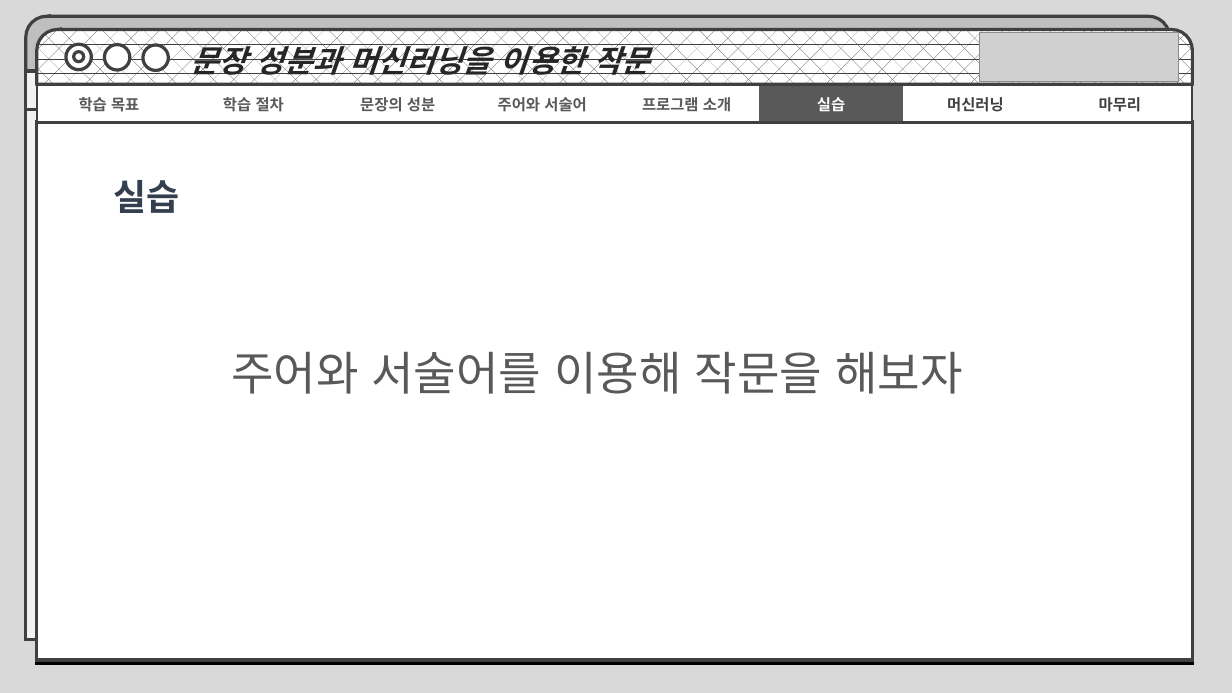
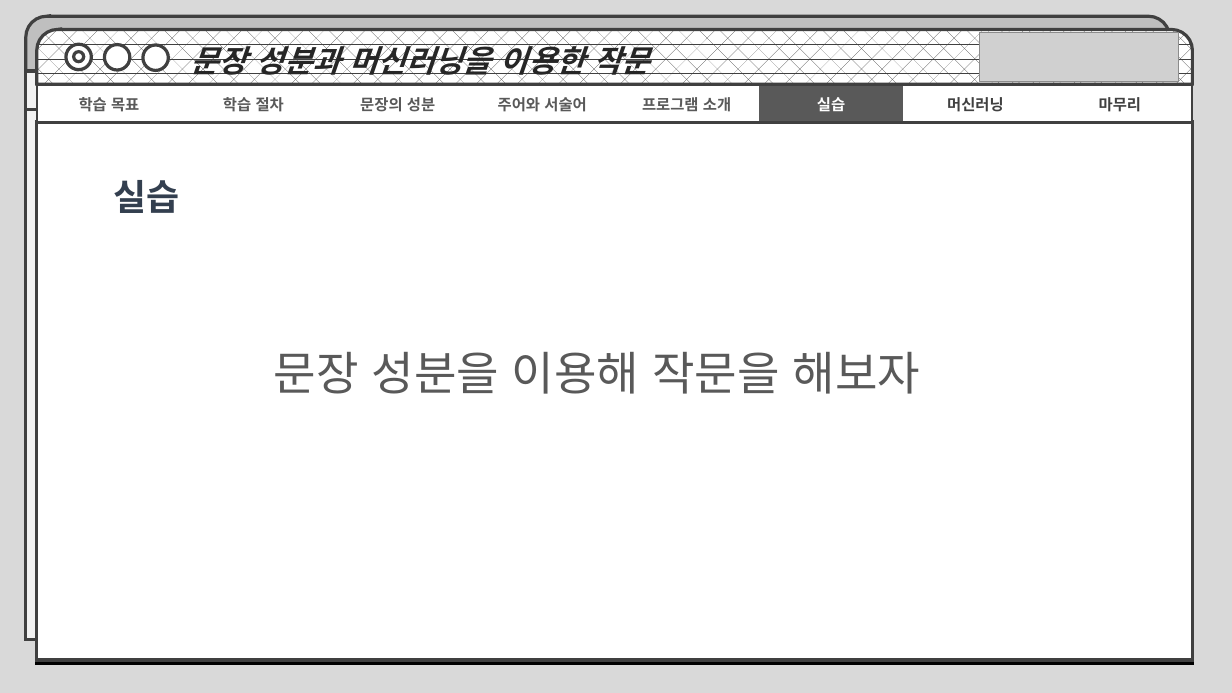
Before and after one commit to MachineLearningPython/E.Korean-Subject-and-Predicate, a slide deck: slide 18 of 문장의 성분과 머신러닝을 통한 작문.pptx. Drawn at 1232x693 pixels with LibreOffice and Linux fonts; fonts in the diff are those of the drawing; grey boxes stand for pictures. Boxes give left, top, right and bottom in pixels: in the first picture for what was removed or moved away, otherwise in the second. Text is boxed around its words. In the diff, an @@ line names an element or a change of style, - is before the commit and + after.

```diff
--- a/문장의 성분과 머신러닝을 통한 작문.pptx
+++ b/문장의 성분과 머신러닝을 통한 작문.pptx
@@ text at (274, 352, 921, 394): text changed @@
-주어와 서술어를 이용해 작문을 해보자
+문장 성분을 이용해 작문을 해보자
```
Also in this commit, not shown: 6 other slides changed, 2 other files.
